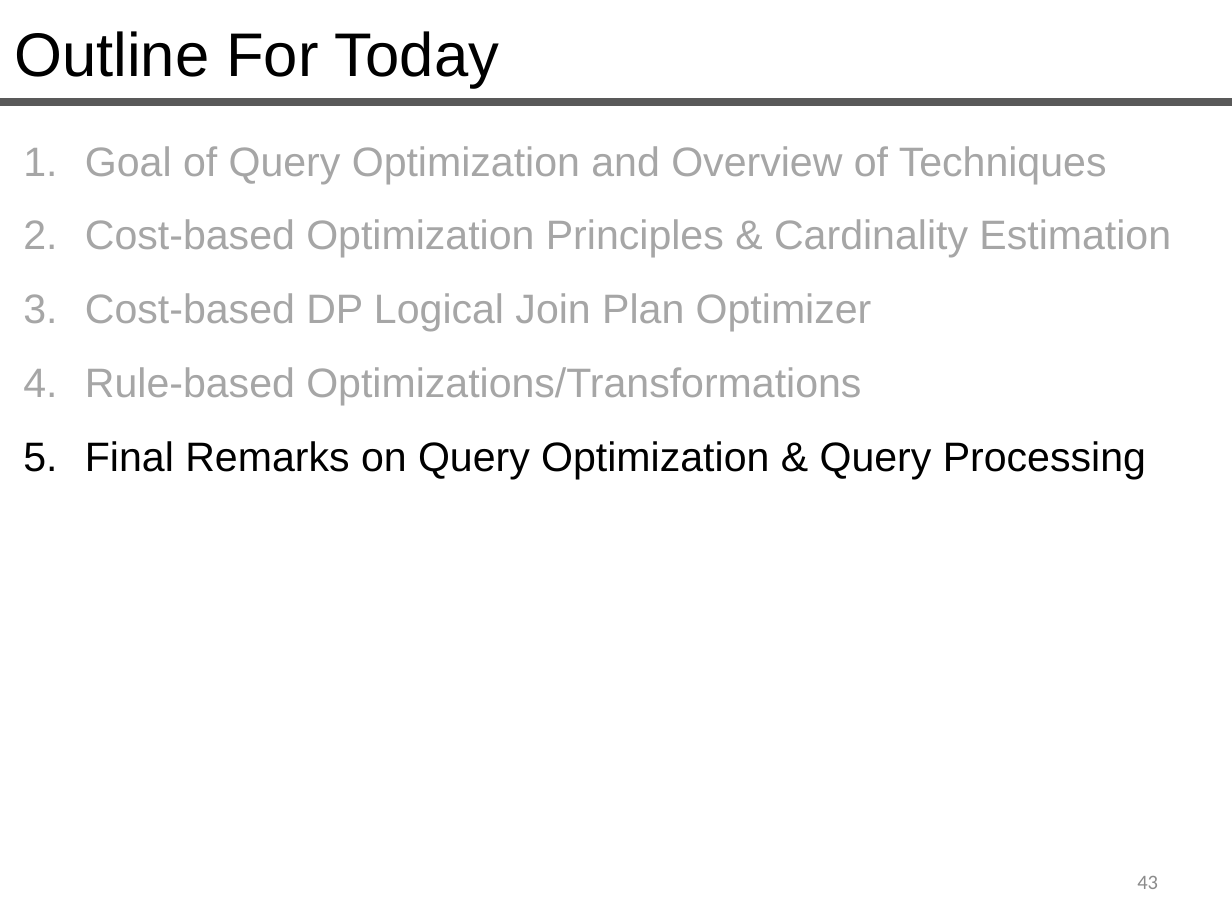
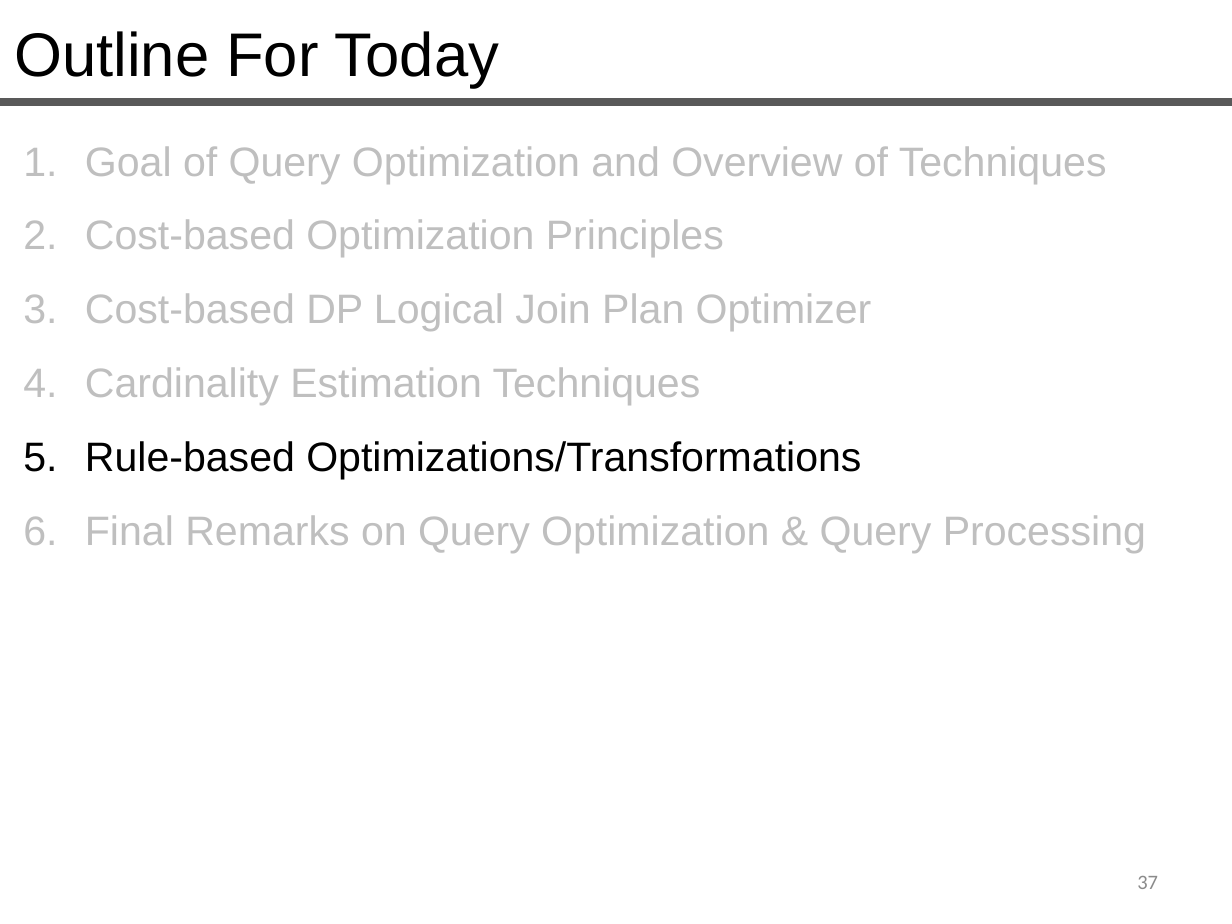
Before and after one commit to queryproc/slides, a slide deck: slide 37 of 15-16-query-optimization.pptx (slide 43 before the commit). Drawn at 1232x924 pixels with LibreOffice and Linux fonts; fonts in the diff are those of the drawing. Boxes give left, top, right and bottom in pixels: in the first picture for what was removed or moved away, otherwise in the second. Text is boxed around its words. In the diff, an @@ line names an element or a change of style, - is before the commit and + after.

Commit message:
updated query optimization

```diff
--- a/15-16-query-optimization.pptx
+++ b/15-16-query-optimization.pptx
@@ text at <box>85,146,1146,553</box>: text colour #A6A6A6 to #BFBFBF in "Goal of Query Optimization and Overview of ...", "Cost-based DP Logical Join Plan Optimizer"; text colour #A6A6A6 to #000000 in "Rule-based Optimizations/Transformations"; text colour #000000 to #BFBFBF in "Final Remarks on Query Optimization & Query ..." @@
@@ text at <box>85,219,724,257</box>: text changed; text colour #A6A6A6 to #BFBFBF @@
-2. Cost-based Optimization Principles & Cardinality Estimation
+2. Cost-based Optimization Principles
@@ text at <box>85,367,701,405</box>: paragraph added @@
+4. Cardinality Estimation Techniques
@@ page number at <box>1137,876,1158,889</box>: text changed @@
-43
+37
```
Also in this commit, not shown: 8 other slides changed, 4 slides added, 1 slide removed, 1 other file.
